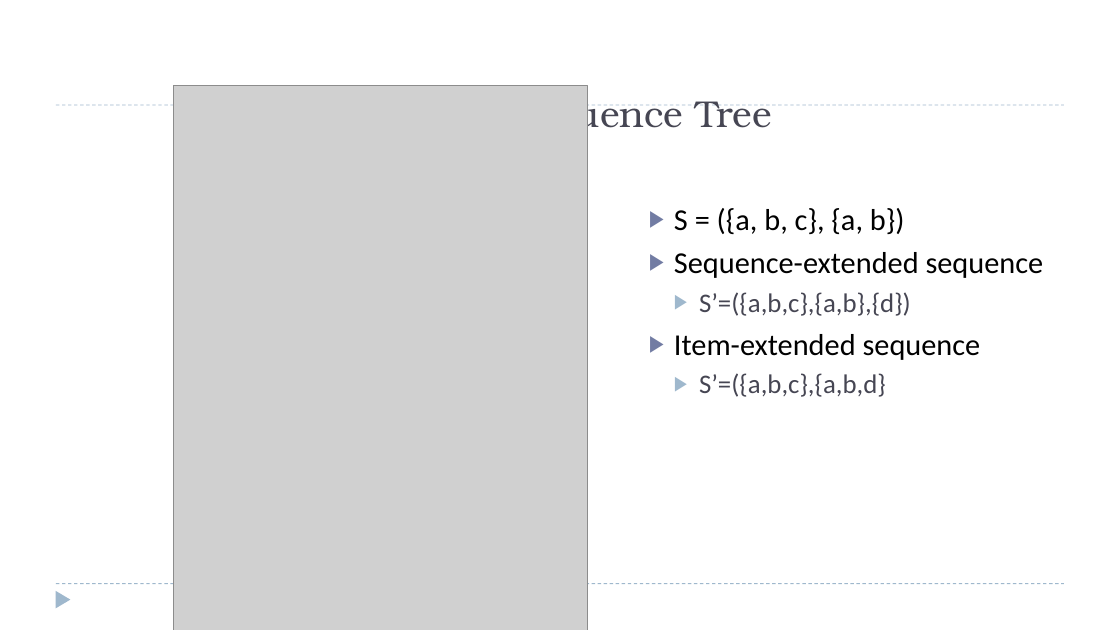
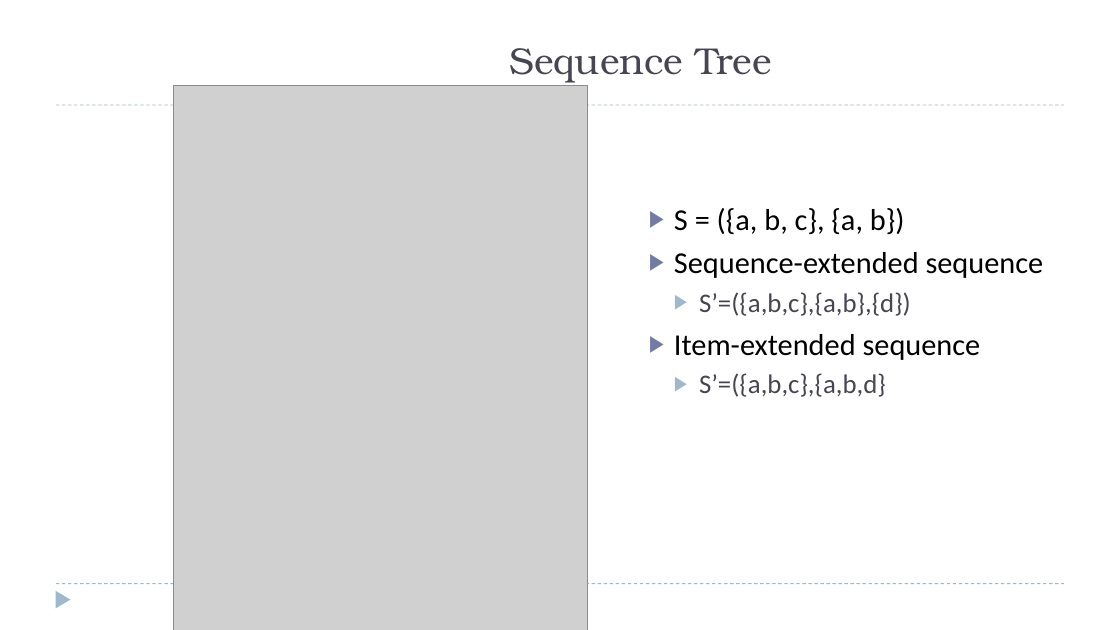
Before and after one commit to zixiaojindao/time-series-survey, a slide deck: slide 33 of slide/tsdm.pptx. Drawn at 1120x630 pixels with LibreOffice and Linux fonts; fonts in the diff are those of the drawing; grey boxes stand for pictures. Boxes give left, top, right and bottom in pixels: in the first picture for what was removed or moved away, otherwise in the second. Text is boxed around its words. In the diff, an @@ line names an element or a change of style, - is before the commit and + after.

```diff
--- a/slide/tsdm.pptx
+++ b/slide/tsdm.pptx
@@ title "Sequence Tree" rewrapped from (x1=510, y1=92, x2=771, y2=136) to (x1=510, y1=48, x2=771, y2=83) @@
```
Also in this commit, not shown: 5 other slides changed, 2 other files.
